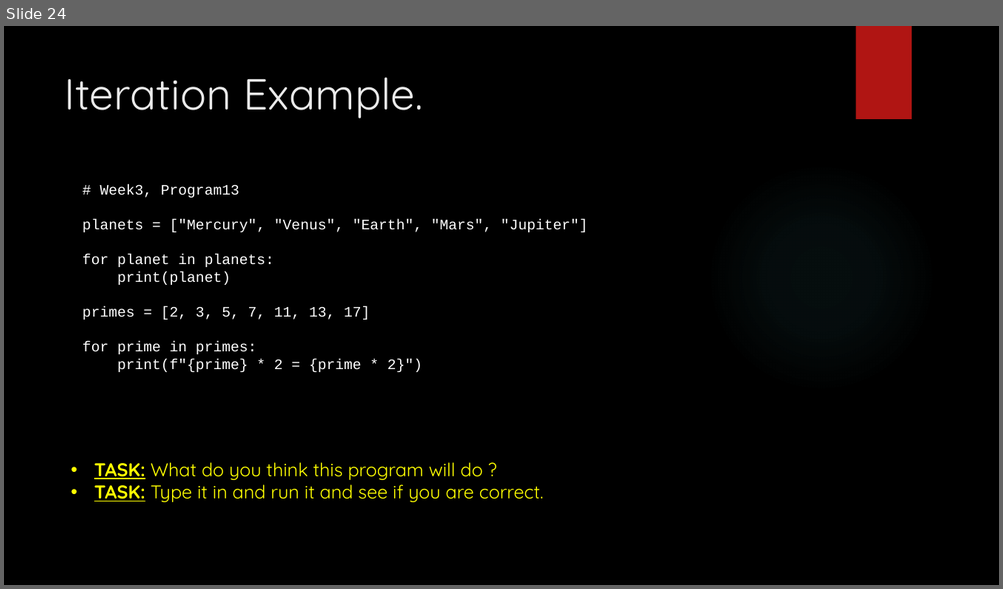
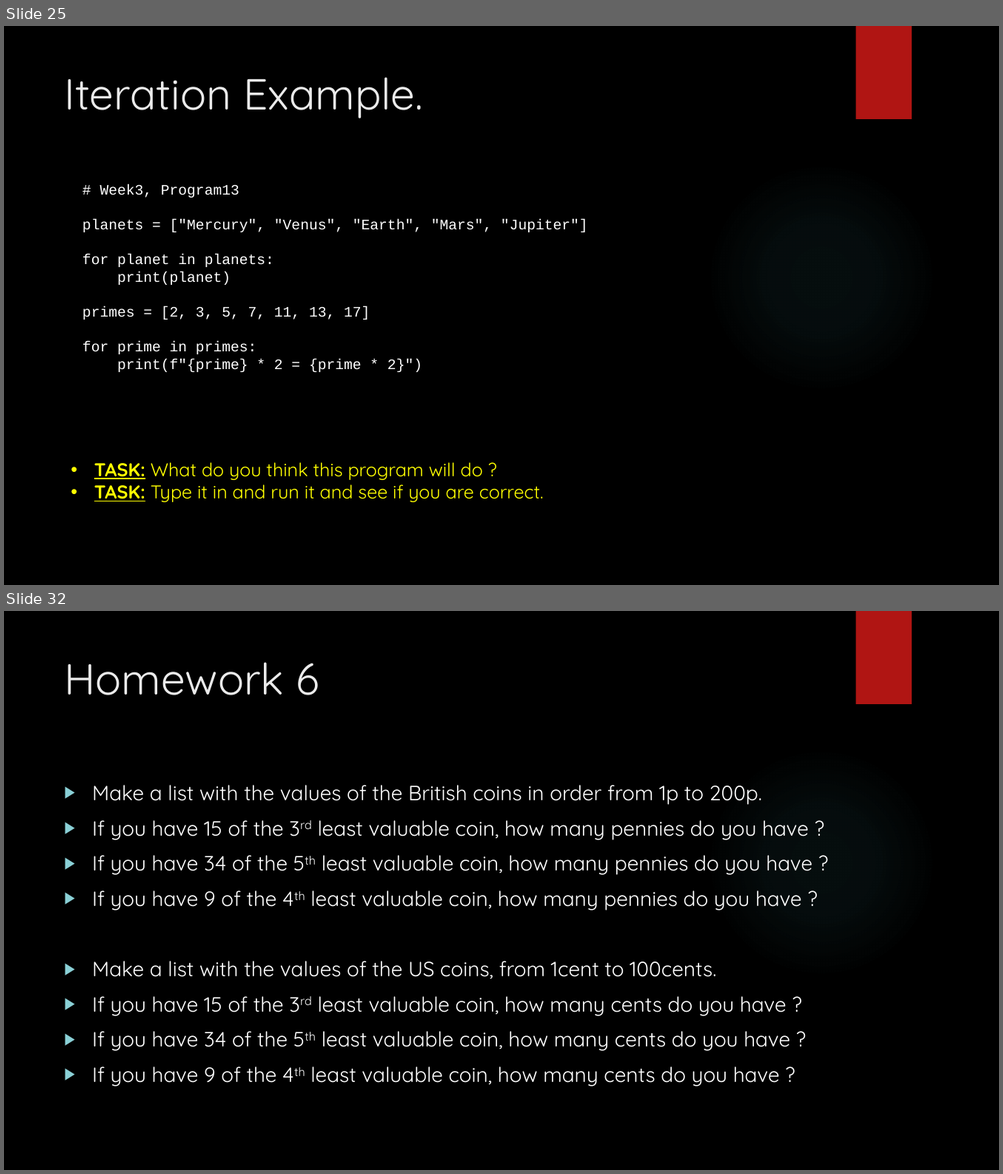
Before and after one commit to davidgroves/DGM_Tutorials, a slide deck: week3/week3.pptx. Shown one above the other, each under a label of ours: slide 24 before the commit, slides 25 and 32 after it; the slides between them are not shown. The pictures are 1003x589 and 1003x1174 pixels, drawn with LibreOffice and Linux fonts; fonts in the diff are those of the drawing; background and template pictures are left out. Boxes give left, top, right and bottom in pixels: in the first picture for what was removed or moved away, otherwise in the second. Text is boxed around its words. In the diff, an @@ line names an element or a change of style, - is before the commit and + after.

```diff
--- a/week3/week3.pptx
+++ b/week3/week3.pptx
@@ slide 32 added at <box>4,611,999,1170</box>, background picture (left out); not listed: 2 template elements that a slide beside it also shows @@
@@ title added at <box>64,662,319,695</box>, 42 pt, text #EBEBEB @@
+Homework 6
@@ text added at <box>92,785,812,1087</box>, 20 pt, text #FFFFFF @@
+▶ Make a list with the values of the British coins in order from 1p to 200p.
+▶ If you have 15 of the 3rd least valuable coin, how many pennies do you have ?
+▶ If you have 34 of the 5th least valuable coin, how many pennies do you have ?
+▶ If you have 9 of the 4th least valuable coin, how many pennies do you have ?
+▶ Make a list with the values of the US coins, from 1cent to 100cents.
+▶ If you have 15 of the 3rd least valuable coin, how many cents do you have ?
+▶ If you have 34 of the 5th least valuable coin, how many cents do you have ?
+▶ If you have 9 of the 4th least valuable coin, how many cents do you have ?
@@ what was slide 24 is now slide 25 @@
```
Also in this commit, not shown: 3 slides changed, 10 other slides added, 11 other files.
